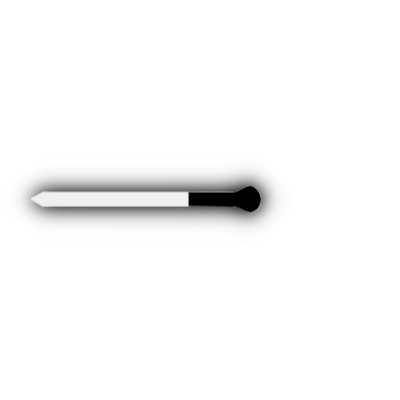
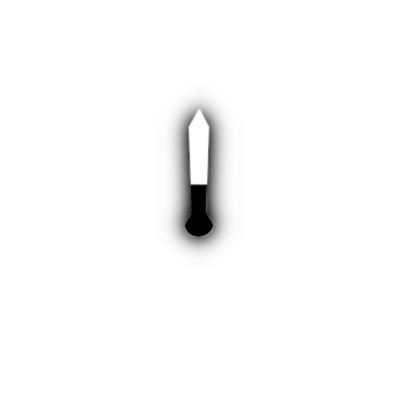
Comparing the layer stacks of the two w=400, h=400 images. Changes:
added layer "needle_altimeter_thousands_new.png" above "altimeter 100 new" over bbox(153, 88, 245, 264)
renamed "needle.png #1" to "vsi new", hid it over bbox(11, 154, 287, 244)
